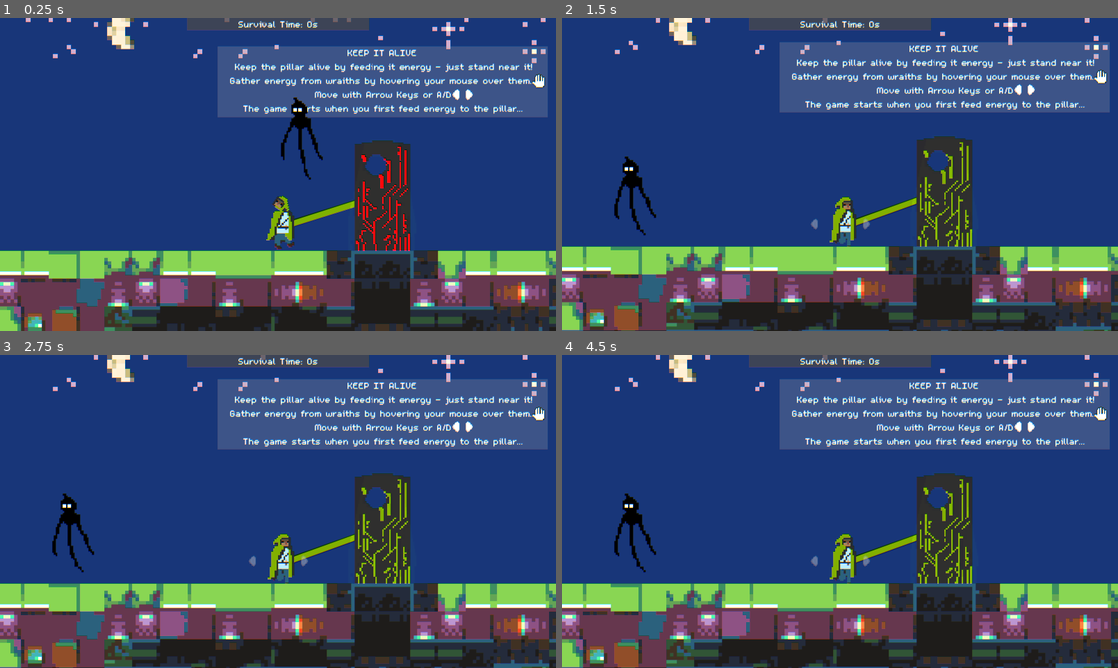
Above: before the commit, frames 1-4 (two rows, left to right).
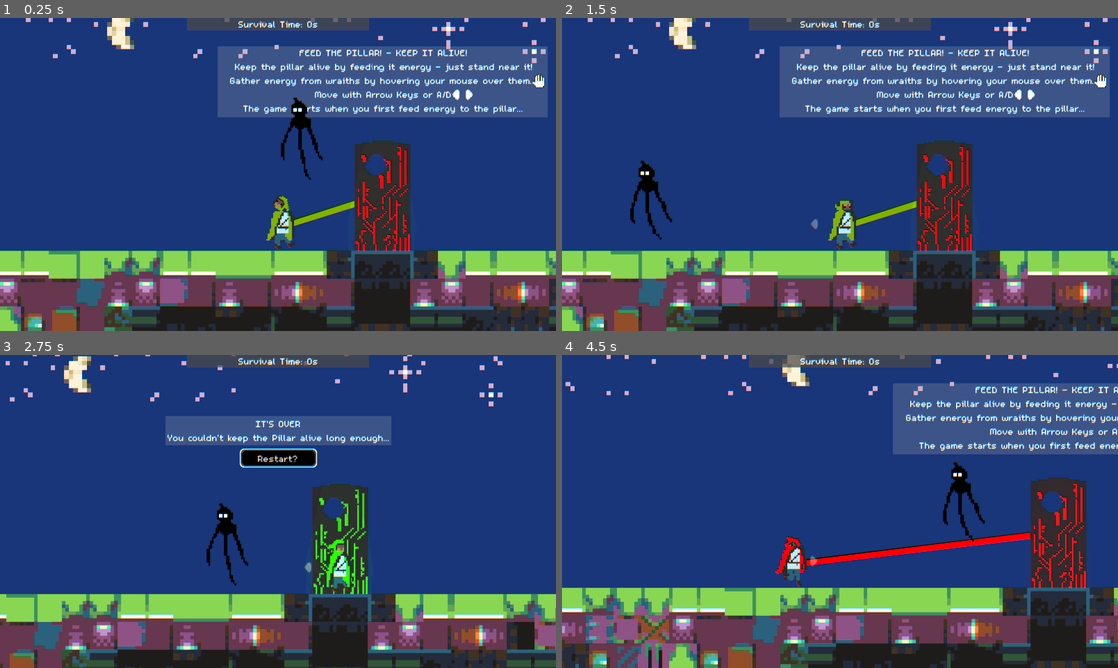
Above: after the commit, the same moments.

Repository: MHillier98/FeedThePillar
Game: Godot game, scene res://Scenes/GameScene.tscn
Same seed, same stepped clock (60 frames per second), same inputs: the game is played once before the commit and once after it.
Inputs (mouse positions are in pixels of both pictures, inside the frame that each line leads up to):
- Up to frame 1 (0.25 s): no input
- Up to frame 2 (1.5 s): move the mouse to (895, 136) at 0.52 s; hold D (right) 0.53-1.25 s; hold W (up) 0.53-1.25 s; click (895, 136) at 0.67 s; click "Restart?" at 1.25 s
- Up to frame 3 (2.75 s): move the mouse to (166, 527) at 2.02 s; hold D (right) from 2.03 s (still down); tap W (up) at 2.1, 2.27, 2.57 s
- Up to frame 4 (4.5 s): release D (right) at 2.75 s; click (840, 458) at 2.75 s, where only the run after the commit has a clickable "Restart?"; move the mouse to (895, 442) at 3.52 s; hold A (left) 3.53-4.28 s; hold W (up) 3.53-4.28 s; move the mouse to (812, 574) at 4.27 s; hold D (right) from 4.28 s (still down); tap W (up) at 4.35 s; click (812, 574) at 4.42 s

The runs differ from the first frame. In frame 1, 0.4% of the frame differs, in the area x 53-84%, y 10-13%; in frame 2, 21%; in frame 3, 42%, in the area x 0-100%, y 0-100%; in frame 4, 40%.

Commit message:
Updated imports + fixed game reloading

Diff:
--- a/Scenes/GameScene.tscn
+++ b/Scenes/GameScene.tscn
@@ -59,7 +59,7 @@
 margin_right = 190.0
 margin_bottom = 102.0
 custom_styles/normal = ExtResource( 9 )
-text = "KEEP IT ALIVE
+text = "FEED THE PILLAR! - KEEP IT ALIVE!
 Keep the pillar alive by feeding it energy - just stand near it!
 Gather energy from wraiths by hovering your mouse over them...
 Move with Arrow Keys or A/D
@@ -186,5 +186,5 @@
 stream = ExtResource( 17 )
 autoplay = true
 attenuation = 2.0
-[connection signal="button_up" from="CanvasLayer/HUD/RestartButton" to="." method="_on_RestartButton_button_up"]
+[connection signal="pressed" from="CanvasLayer/HUD/RestartButton" to="." method="_on_RestartButton_pressed"]
 [connection signal="end_game" from="Pillar" to="." method="_on_Pillar_end_game"]
--- a/Scripts/GameController.gd
+++ b/Scripts/GameController.gd
@@ -92,9 +92,10 @@
 #	get_tree().paused = false
 
 
-func _on_RestartButton_button_up():
+func _on_RestartButton_pressed():
 	camera.shake(0.2, 8, 10)
 	var new_scene = get_tree().reload_current_scene()
 	get_tree().paused = false
-	if new_scene != 0: # Error.OK
-		print(new_scene)
+	print(new_scene)
+	print(get_tree().paused)
+#	if new_scene != 0: # Error.OK
--- a/Scripts/Pillar.gd
+++ b/Scripts/Pillar.gd
@@ -8,7 +8,7 @@
 signal end_game
 
 var timer = 0
-var started = false
+var game_started = false
 
 
 func _ready():
@@ -16,13 +16,16 @@
 	anim.set_loop(true)
 	update_text()
 	get_node("AnimationPlayer").play("Fade")
+	game_started = false
+#	yield(get_tree().create_timer(2), "timeout")
 
 
 func _physics_process(delta):
-	if started == true:
-		if points == 0:
+	if game_started == true:
+		if points < 1:
 			pointsLabel.hide()
 			get_tree().paused = true
+			game_started = false
 			emit_signal("end_game")
 
 		if timer > (450 * delta):
@@ -35,7 +38,6 @@
 
 func set_points(new_points):
 	points = clamp(new_points, 0, 9999999)
-	started = true
 	update_text()
 
 
@@ -45,7 +47,6 @@
 
 func add_points(new_points):
 	points += new_points
-	started = true
 	update_text()
 
 
@@ -53,6 +54,7 @@
 	if pointsLabel != null:
 		var points = get_points()
 		if points > 0:
+			game_started = true
 			pointsLabel.text = str(points)
 		else:
 			pointsLabel.text = ""
